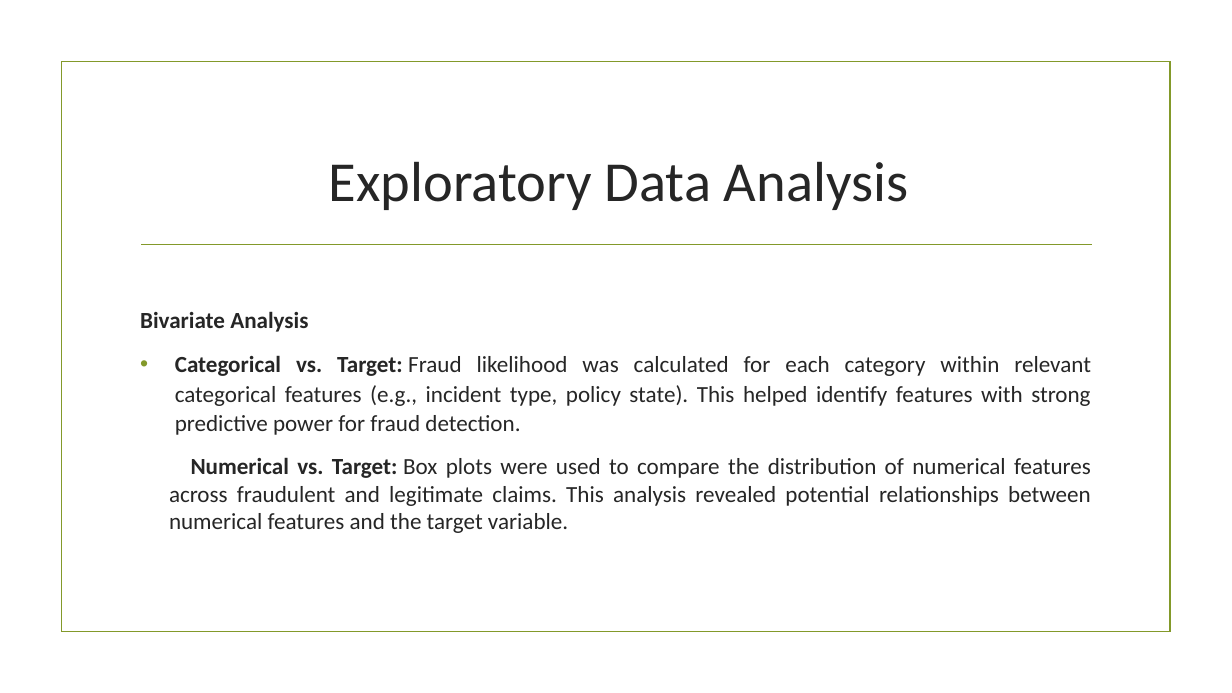
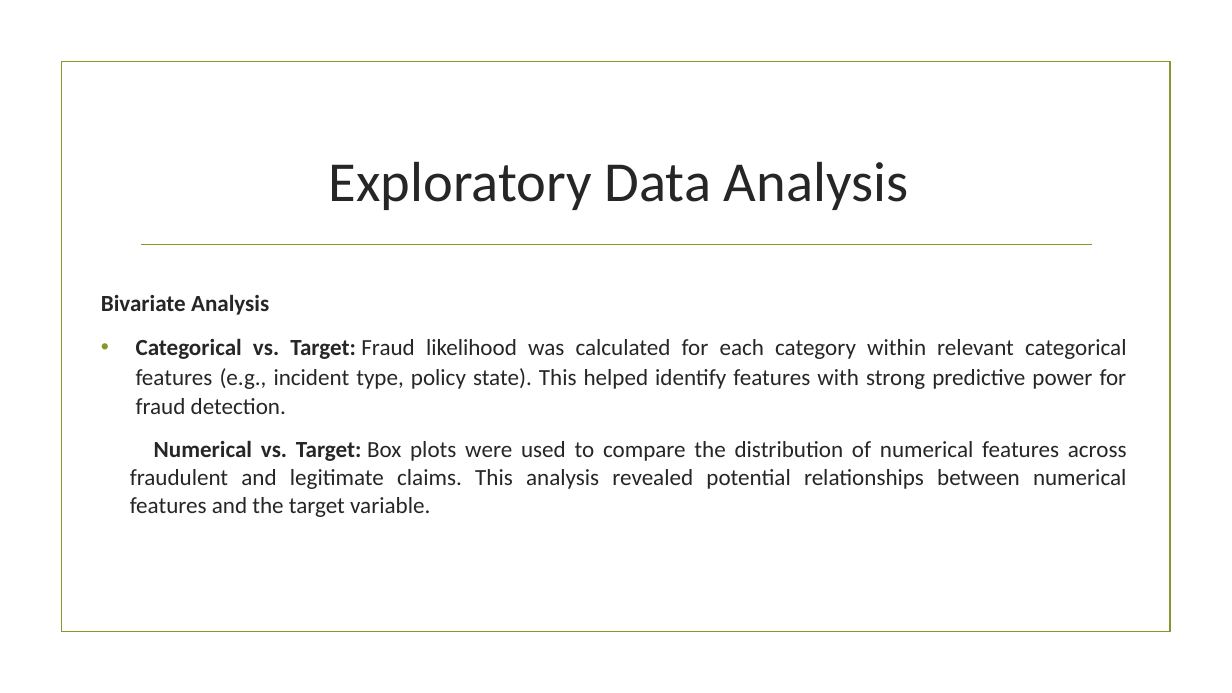
Before and after one commit to NaveenUpadhyay1385/Fraudulent_Claim_Detection_NaveenUpadhyay_SunavaNeogy, a slide deck: slide 6 of Fraudulent_Claim_Detection_Naveen-Sunava.pptx. Drawn at 1232x693 pixels with LibreOffice and Linux fonts; fonts in the diff are those of the drawing; background and template pictures are left out. Boxes give left, top, right and bottom in pixels: in the first picture for what was removed or moved away, otherwise in the second. Text is boxed around its words. In the diff, an @@ line names an element or a change of style, - is before the commit and + after.

```diff
--- a/Fraudulent_Claim_Detection_Naveen-Sunava.pptx
+++ b/Fraudulent_Claim_Detection_Naveen-Sunava.pptx
@@ text "Bivariate Analysis" rewrapped from [140,311,1091,533] to [101,294,1127,517] @@
```
Also in this commit, not shown: 11 other slides changed.
